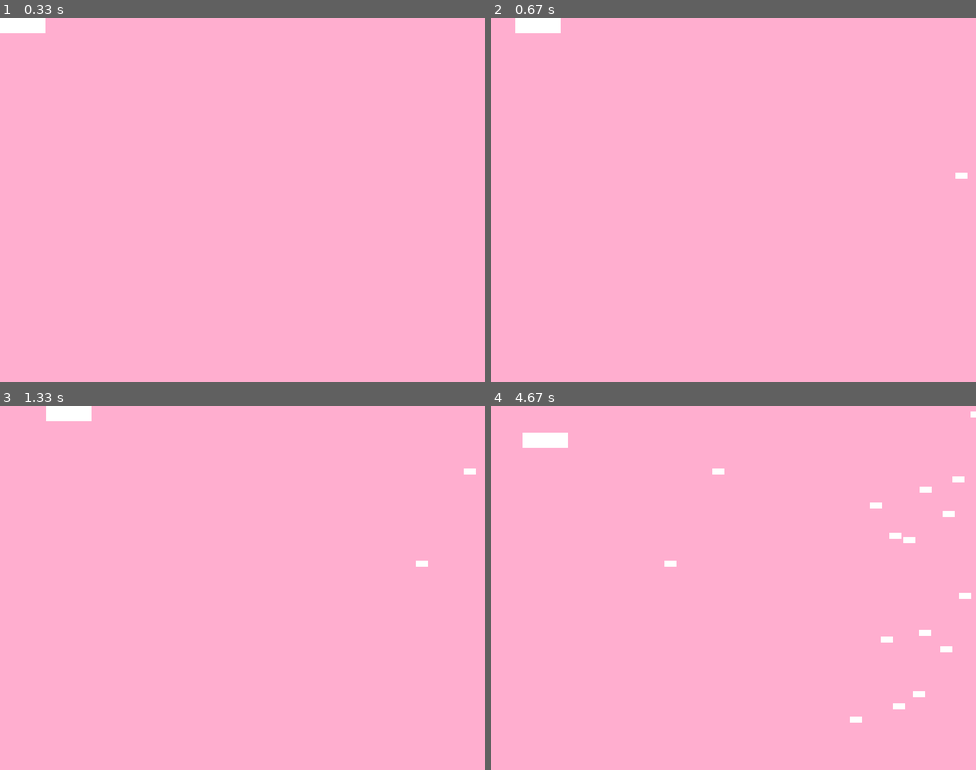
Above: before the commit, frames 1-4 (two rows, left to right).
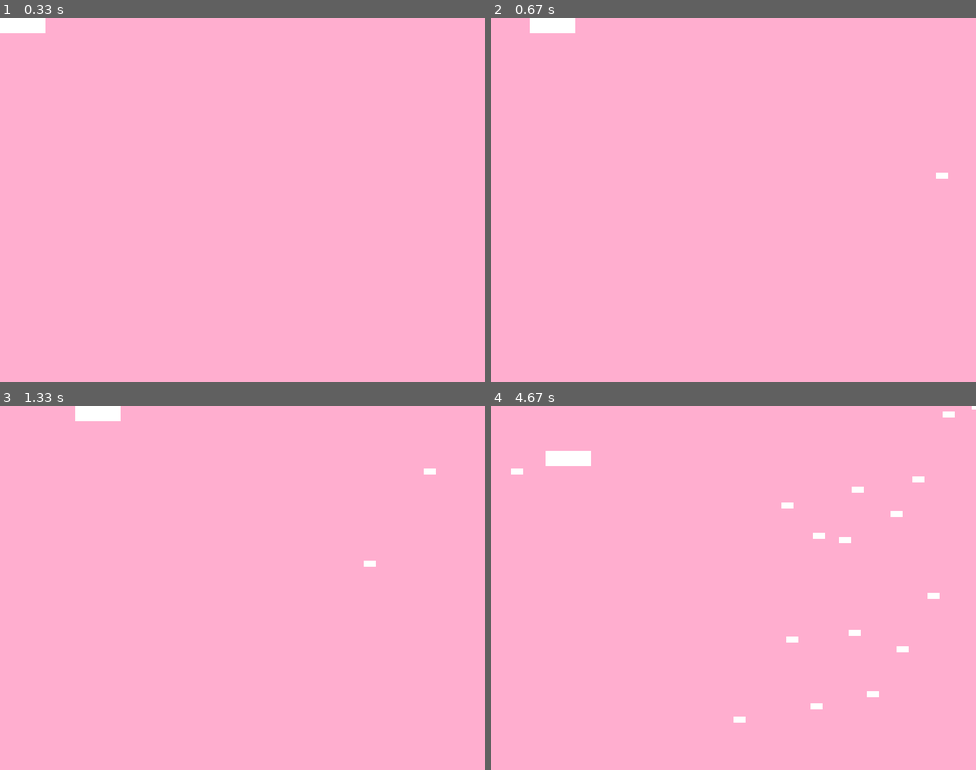
Above: after the commit, the same moments.

Repository: EmilyInns/PyGameTest
Game: pygame game, started from example2.py
Same seed, same stepped clock (60 frames per second), same inputs: the game is played once before the commit and once after it.
Inputs:
- Up to frame 1 (0.33 s): no input
- Up to frame 2 (0.67 s): hold Right from 0.33 s (still down)
- Up to frame 3 (1.33 s): release Right at 0.8 s; hold Up 0.83-1.13 s; hold Right from 1.17 s (still down)
- Up to frame 4 (4.67 s): release Right at 1.63 s; hold Left 1.67-2.2 s; hold Down 2.23-2.53 s; hold Left 2.57-2.97 s; hold Up 3-3.37 s; hold Right 3.4-4.03 s; hold Down 4.07-4.43 s; hold Left from 4.47 s (still down)

Frame 1 is identical in both runs. In frame 2, 0.3% of the frame differs, in the area x 5-99%, y 0-45%; in frame 3, 0.7%; in frame 4, 2.1%, in the area x 4-100%, y 0-87%.

Commit message:
FINALLY flash red on damage implemented. player has 3 lives

Diff:
--- a/example2.py
+++ b/example2.py
@@ -26,6 +26,9 @@
 
 lives = 3
 
+clock = pygame.time.Clock()
+done_time = 0
+
 
 # Define a Player object by extending pygame.sprite.Sprite
 # The surface drawn on the screen is now an attribute of 'player'
@@ -36,9 +39,17 @@
         self.surf.fill((255, 255, 255))
         self.rect = self.surf.get_rect()
 
+    # Currently unused
     def damageFlash1(self):
         self.surf.fill((255, 0, 0))
-        print("I'm happening")
+        current_time = pygame.time.get_ticks()
+        print("Current time is" + str(current_time))
+        done_time = current_time + 100
+        print("Done time is" + str(done_time))
+        if current_time >= done_time:
+            self.surf.fill((255, 255, 255))
+
+
 
     def damageFlash2(self):
         self.surf.fill((255, 255, 255))
@@ -103,6 +114,7 @@
 pygame.time.set_timer(ADDENEMY, 250)
 
 PLAYERDAMAGE = pygame.USEREVENT + 2
+PLAYERDAMAGE2 = pygame.USEREVENT + 3
 
 # Instantiate player. Right now, this is just a rectangle.
 player = Player()
@@ -138,9 +150,13 @@
             all_sprites.add(new_enemy)
 
         elif event.type == PLAYERDAMAGE:
-            player.damageFlash1()
+            player.surf.fill((255, 0, 0))
+            current_time = pygame.time.get_ticks()
+            done_time = current_time + 200
 
 
+        elif event.type == PLAYERDAMAGE2:
+            player.damageFlash2()
 
     # Get the set of keys pressed and check for user input
     pressed_keys = pygame.key.get_pressed()
@@ -151,8 +167,13 @@
     # Update the player sprite based on user keypresses
     player.update(pressed_keys)
 
+    current_time = pygame.time.get_ticks()
+    clock.tick(100)
     # Fill the screen with black
     screen.fill((255, 174, 207))
+
+    if current_time >= done_time:
+        player.surf.fill((255, 255, 255))
 
     # Draw the all sprites
     for entity in all_sprites:
@@ -161,9 +182,10 @@
     # Check if any enemies have collided with the player
     if pygame.sprite.spritecollide(player, enemies, dokill=True, collided=None):
         # If so, then remove the player and stop the loop
-        pygame.event.post(PLAYERDAMAGE)
-        lives = lives -1
+        pygame.event.post(pygame.event.Event(PLAYERDAMAGE))
+        # pygame.time.set_timer(PLAYERDAMAGE2, 300)
 
+        lives = lives - 1
 
         print(lives)
         if lives <= 0:
